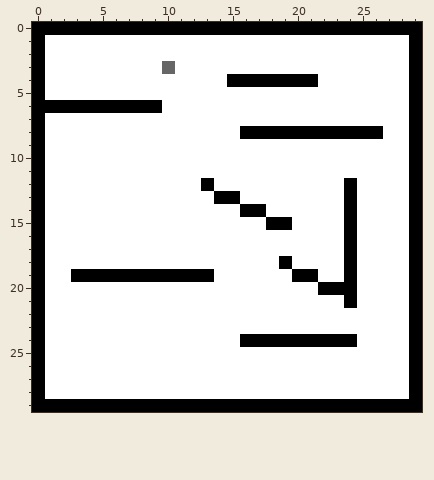
One commit to this pixel-art sprite: res/maps/default.png. The picture above was drawn from the file before the commit.
The file is 30x30 pixels.
The same view after the edit:
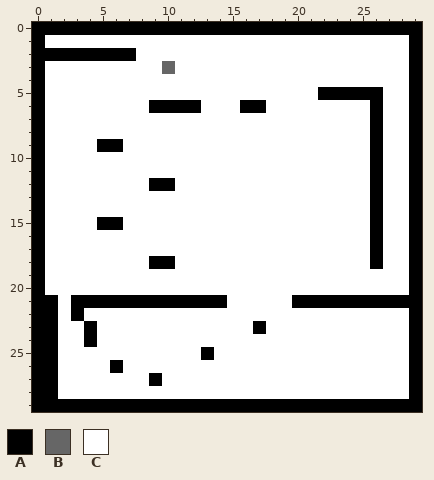
Palette (. is transparent): A #000000  B #666666  C #ffffff
Log entry: optimized physics; changed default map
Changes in this commit:
{"y":2,"x":1,"old":"CCCCCCC","new":"AAAAAAA"}
{"y":4,"x":15,"old":"AAAAAAA","new":"CCCCCCC"}
{"y":5,"x":22,"old":"CCCCC","new":"AAAAA"}
{"y":6,"x":1,"old":"AAAAAAAA","new":"CCCCCCCC"}
{"y":6,"x":10,"old":"CCC","new":"AAA"}
{"y":6,"x":16,"old":"CC","new":"AA"}
{"y":6,"x":26,"old":"C","new":"A"}
{"y":7,"x":26,"old":"C","new":"A"}
{"y":8,"x":16,"old":"AAAAAAAAAA","new":"CCCCCCCCCC"}
{"y":9,"x":5,"old":"CC","new":"AA"}
{"y":9,"x":26,"old":"C","new":"A"}
{"y":10,"x":26,"old":"C","new":"A"}
{"y":11,"x":26,"old":"C","new":"A"}
{"y":12,"x":9,"old":"CC","new":"AA"}
{"y":12,"x":13,"old":"A","new":"C"}
{"y":12,"x":24,"old":"A","new":"C"}
{"y":12,"x":26,"old":"C","new":"A"}
{"y":13,"x":14,"old":"AA","new":"CC"}
{"y":13,"x":24,"old":"A","new":"C"}
{"y":13,"x":26,"old":"C","new":"A"}
{"y":14,"x":16,"old":"AA","new":"CC"}
{"y":14,"x":24,"old":"A","new":"C"}
{"y":14,"x":26,"old":"C","new":"A"}
{"y":15,"x":5,"old":"CC","new":"AA"}
{"y":15,"x":18,"old":"AA","new":"CC"}
{"y":15,"x":24,"old":"A","new":"C"}
{"y":15,"x":26,"old":"C","new":"A"}
{"y":16,"x":24,"old":"A","new":"C"}
{"y":16,"x":26,"old":"C","new":"A"}
{"y":17,"x":24,"old":"A","new":"C"}
{"y":17,"x":26,"old":"C","new":"A"}
{"y":18,"x":9,"old":"CC","new":"AA"}
{"y":18,"x":19,"old":"A","new":"C"}
{"y":18,"x":24,"old":"A","new":"C"}
{"y":18,"x":26,"old":"C","new":"A"}
{"y":19,"x":3,"old":"AAAAAAAAAAA","new":"CCCCCCCCCCC"}
{"y":19,"x":20,"old":"AA","new":"CC"}
{"y":19,"x":24,"old":"A","new":"C"}
{"y":20,"x":22,"old":"AAA","new":"CCC"}
{"y":21,"x":1,"old":"C","new":"A"}
{"y":21,"x":3,"old":"CCCCCCCCCCCC","new":"AAAAAAAAAAAA"}
{"y":21,"x":20,"old":"CCCC","new":"AAAA"}
{"y":21,"x":25,"old":"CCCC","new":"AAAA"}
{"y":22,"x":1,"old":"C","new":"A"}
{"y":22,"x":3,"old":"C","new":"A"}
{"y":23,"x":1,"old":"C","new":"A"}
{"y":23,"x":4,"old":"C","new":"A"}
{"y":23,"x":17,"old":"C","new":"A"}
{"y":24,"x":1,"old":"C","new":"A"}
{"y":24,"x":4,"old":"C","new":"A"}
{"y":24,"x":16,"old":"AAAAAAAAA","new":"CCCCCCCCC"}
{"y":25,"x":1,"old":"C","new":"A"}
{"y":25,"x":13,"old":"C","new":"A"}
{"y":26,"x":1,"old":"C","new":"A"}
{"y":26,"x":6,"old":"C","new":"A"}
{"y":27,"x":1,"old":"C","new":"A"}
{"y":27,"x":9,"old":"C","new":"A"}
{"y":28,"x":1,"old":"C","new":"A"}
